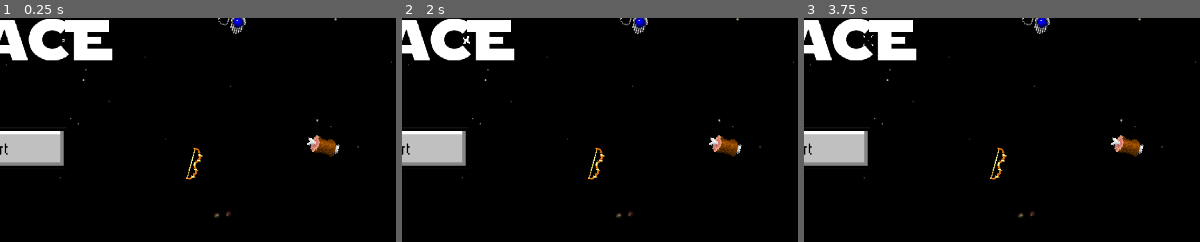
Above: before the commit, frames 1-3 (left to right).
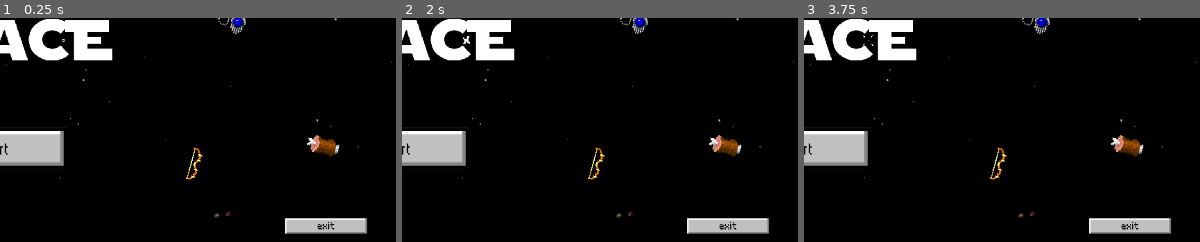
Above: after the commit, the same moments.

Repository: OneMapleLeaf/godot_finals_project
Game: Godot game, scene res://intro.tscn
Same seed, same stepped clock (60 frames per second), same inputs: the game is played once before the commit and once after it.
Inputs:
- Up to frame 1 (0.25 s): no input
- Up to frame 2 (2 s): tap Enter at 0.5 s; hold D (D) 0.53-1.28 s; tap S (S) at 0.8, 1.35 s; tap D (D) at 1.55 s
- Up to frame 3 (3.75 s): tap Space at 2 s; hold A (A) 2.03-2.78 s; tap S (S) at 2.3 s; tap D (D) at 2.85 s; tap Enter at 3.5 s; hold S (S) from 3.53 s (still down)
The pictures show only the part of the screen within x 50-100%, y 46-96%; the shares and areas given below are measured in that part.

The runs differ from the first frame. In frame 1, 1.5% of the frame differs, in the area x 71-93%, y 89-97%; in frame 2, 1.5%; in frame 3, 1.5%.

Commit message:
Added exit button...

Diff:
--- a/intro.tscn
+++ b/intro.tscn
@@ -1,10 +1,11 @@
-[gd_scene load_steps=8 format=4 uid="uid://drvskxsdxv4l2"]
+[gd_scene load_steps=9 format=4 uid="uid://drvskxsdxv4l2"]
 
 [ext_resource type="Texture2D" uid="uid://dquyp3erslfw5" path="res://assets/bg.png" id="1_ayt76"]
 [ext_resource type="Texture2D" uid="uid://cpsfyixjpxkva" path="res://assets/SCATTEREDWHITE.png" id="2_7a8ye"]
 [ext_resource type="PackedScene" uid="uid://1tsxkmqkenuy" path="res://star.tscn" id="3_7a8ye"]
 [ext_resource type="Texture2D" uid="uid://by63igxou1as4" path="res://assets/introStart.png" id="4_y72e6"]
 [ext_resource type="Texture2D" uid="uid://dx3p8pvlfuhbf" path="res://assets/Lot.png" id="5_u2rf6"]
+[ext_resource type="Texture2D" uid="uid://dqypsfjei84p0" path="res://assets/exitBtn.png" id="6_u2rf6"]
 
 [sub_resource type="TileSetAtlasSource" id="TileSetAtlasSource_y6ycx"]
 texture = ExtResource("5_u2rf6")
@@ -10379,3 +10380,8 @@
 scale = Vector2(1.52977, 1.52977)
 tile_map_data = PackedByteArray("AAAIABIAAABSACwAAAAIABMAAABSAC0AAAAJABIAAABTACwAAAAJABMAAABTAC0AAAAkAAUAAABWACgAAAAkAA …(624 unchanged characters)…
 tile_set = SubResource("TileSet_dpxxx")
+
+[node name="ExitBtn" type="Sprite2D" parent="."]
+position = Vector2(1051, 596)
+scale = Vector2(0.281287, 0.281287)
+texture = ExtResource("6_u2rf6")
Binary file removed: assets/Eletric AuraR1.png
Not shown, added: assets/Eletric AuraR1.png.import
Binary file removed: assets/Holy Light AuraR1.png
Not shown, added: assets/Holy Light AuraR1.png.import
Binary file removed: assets/Interiors_free_16x16R1.png
Not shown, added: assets/Interiors_free_16x16R1.png.import
Binary file removed: assets/Interiors_free_32x32R1.png
Not shown, added: assets/Interiors_free_32x32R1.png.import
Binary file removed: assets/RegenR1.png
Not shown, added: assets/RegenR1.png.import
Binary file removed: assets/Space station._32_R1.png
Not shown, added: assets/Space station._32_R1.png.import
(and 13 more such lines)
